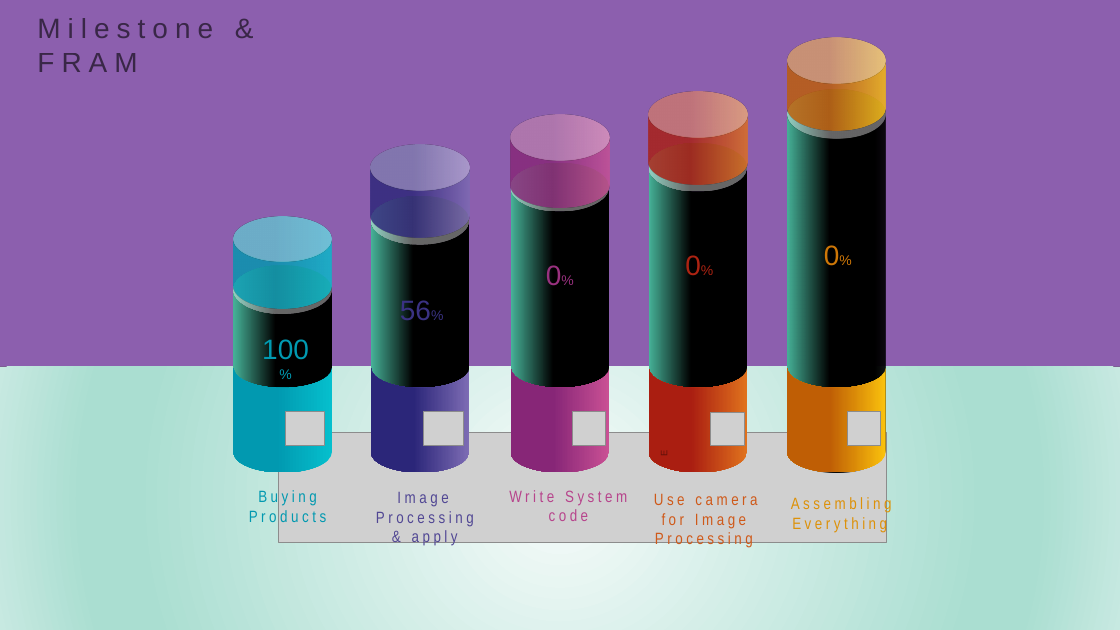
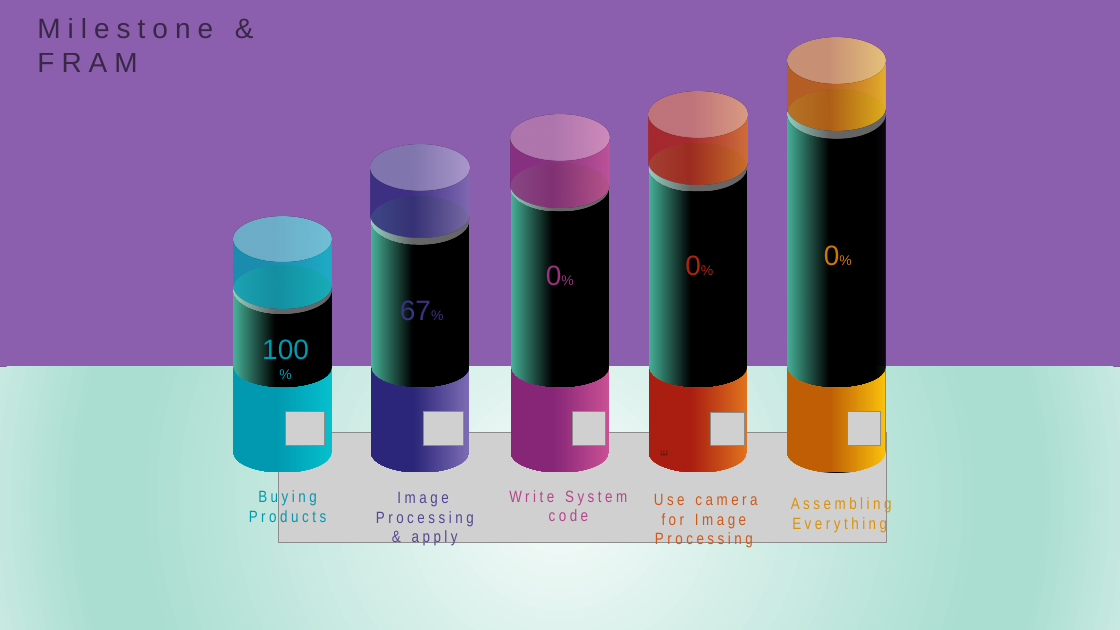
Before and after one commit to kmhmubin/Face-Recognition-Attendance-System, a slide deck: slide 13 of Document Metarial/HFRAS presentation 2 (algorithm).pptx. Drawn at 1120x630 pixels with LibreOffice and Linux fonts; fonts in the diff are those of the drawing; grey boxes stand for pictures; background and template pictures are left out. Boxes give left, top, right and bottom in pixels: in the first picture for what was removed or moved away, otherwise in the second. Text is boxed around its words. In the diff, an @@ line names an element or a change of style, - is before the commit and + after.

Commit message:
doc update
minor change in presentation file

```diff
--- a/Document Metarial/HFRAS presentation 2 (algorithm).pptx
+++ b/Document Metarial/HFRAS presentation 2 (algorithm).pptx
@@ text at (x1=400, y1=298, x2=431, y2=325): text changed @@
-56%
+67%
```
Also in this commit, not shown: 2 other files.
